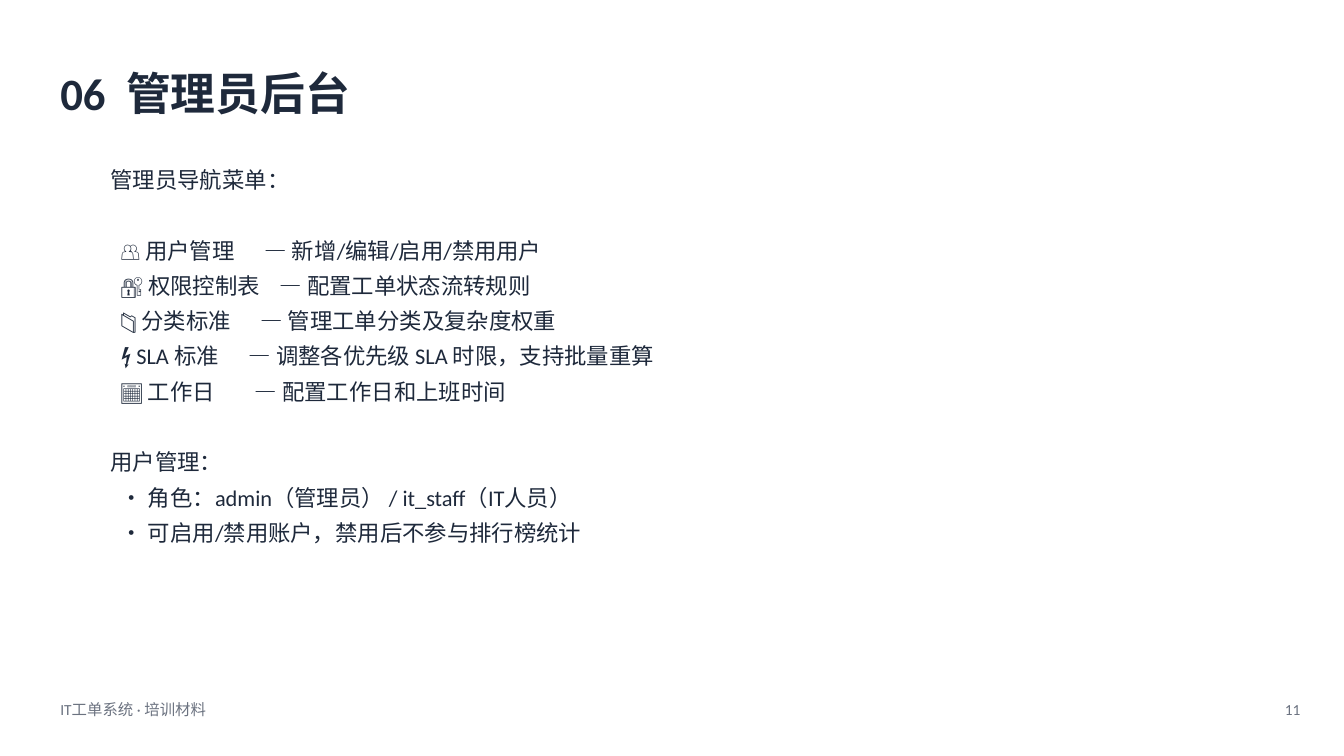
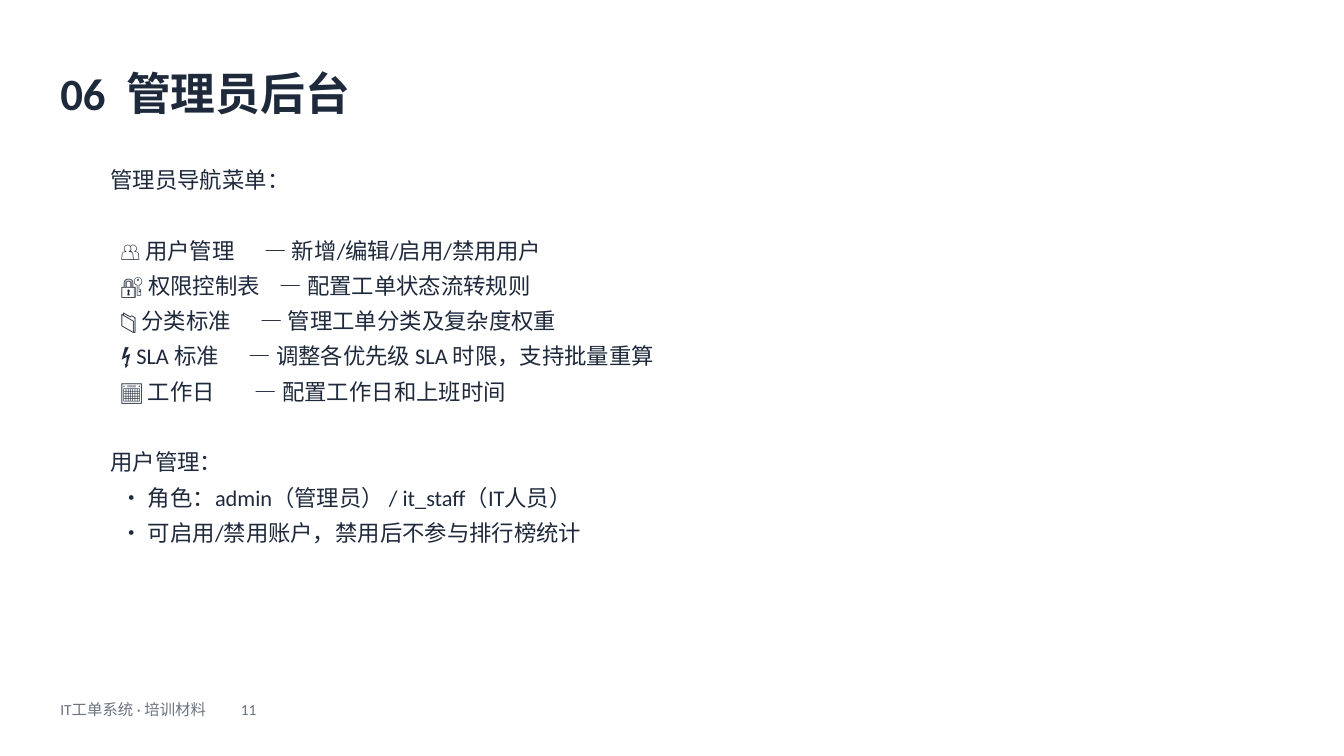
Before and after one commit to vspoptang/it-ticketing, a slide deck: slide 11 of docs/IT工单系统-培训材料.pptx. Drawn at 1344x756 pixels with LibreOffice and Linux fonts; fonts in the diff are those of the drawing. Boxes give left, top, right and bottom in pixels: in the first picture for what was removed or moved away, otherwise in the second. Text is boxed around its words. In the diff, an @@ line names an element or a change of style, - is before the commit and + after.

```diff
--- a/docs/IT工单系统-培训材料.pptx
+++ b/docs/IT工单系统-培训材料.pptx
@@ text at (x1=60, y1=702, x2=257, y2=716): text changed @@
-IT工单系统 · 培训材料
+IT工单系统 · 培训材料 11
@@ text removed at (x1=1285, y1=705, x2=1301, y2=715) @@
-11
```
Also in this commit, not shown: 14 other slides changed, 2 other files.
